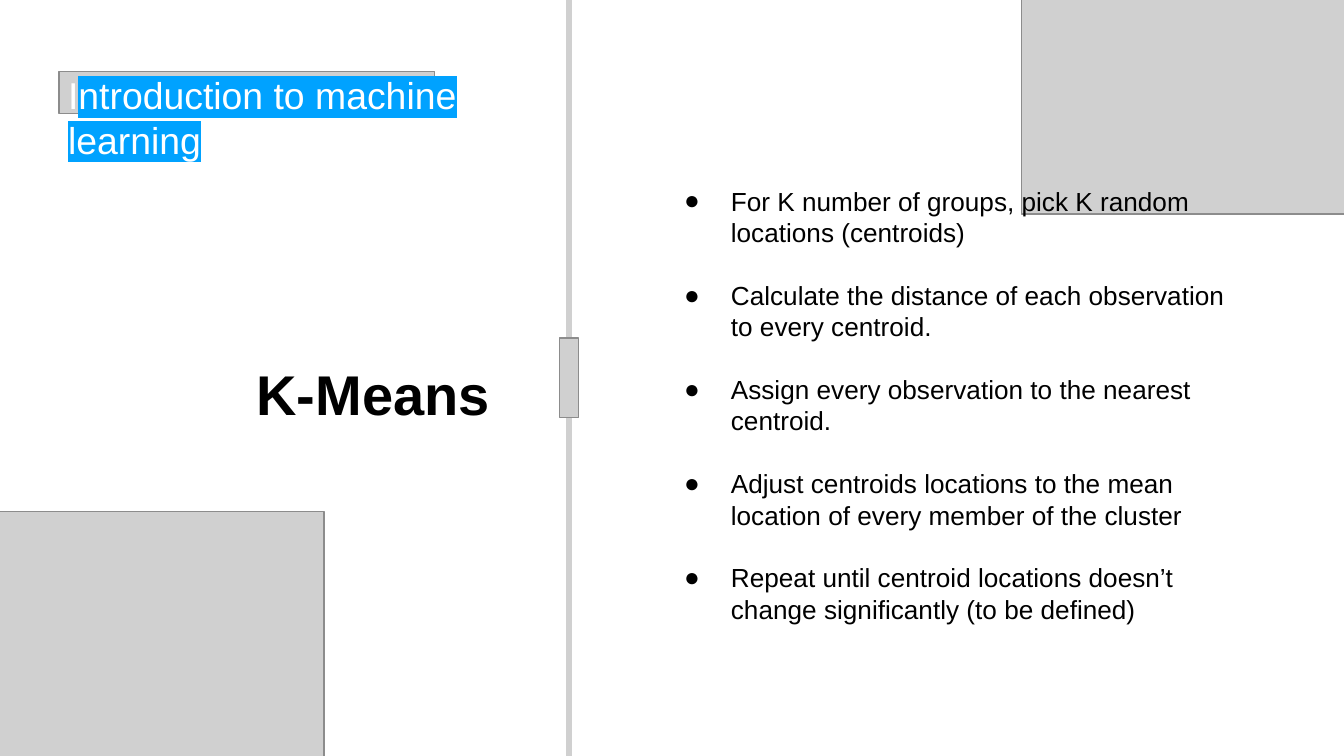
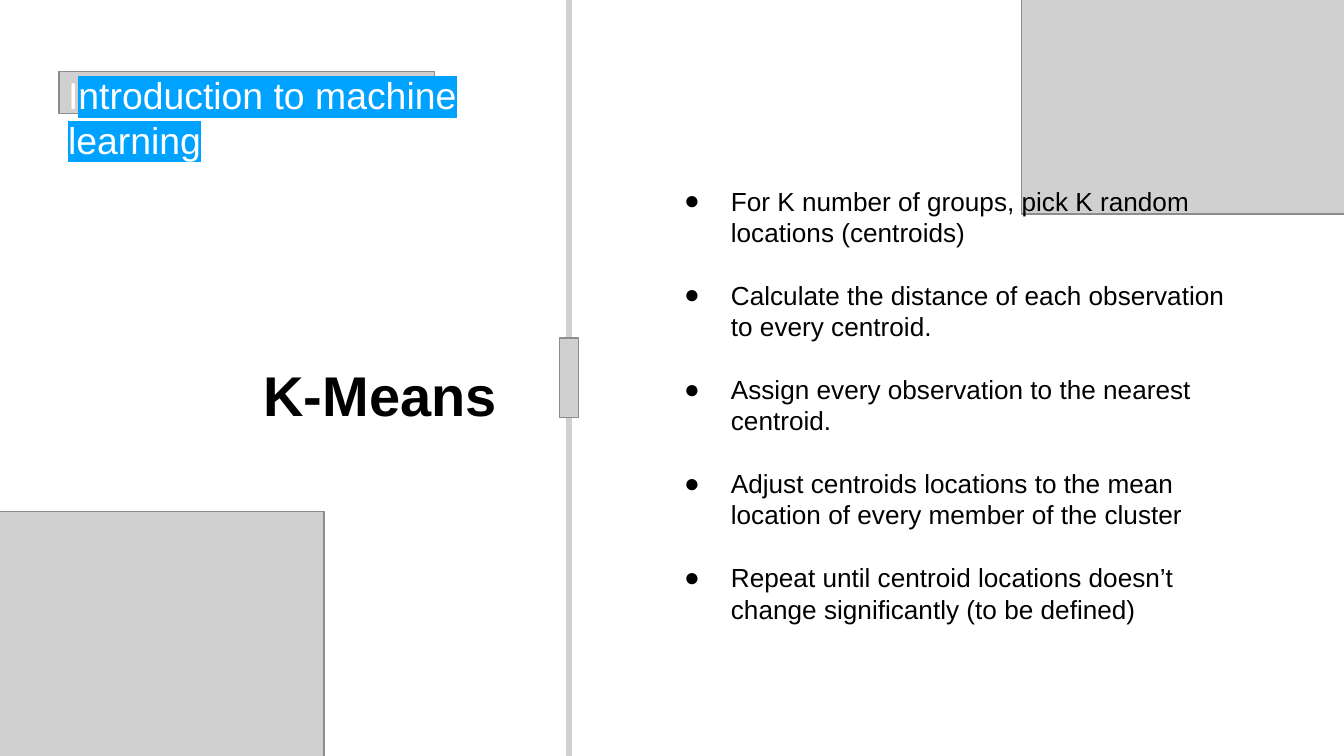
Before and after one commit to raafat-hantoush/IH_RH_DA_FT_AUG_2021, a slide deck: slide 7 of Class Materials/Machine_Learning/Unsupervised_Learning/Presentation_Unsupervised_Learning_KMeans.pptx. Drawn at 1344x756 pixels with LibreOffice and Linux fonts; fonts in the diff are those of the drawing; grey boxes stand for pictures. Boxes give left, top, right and bottom in pixels: in the first picture for what was removed or moved away, otherwise in the second. Text is boxed around its words. In the diff, an @@ line names an element or a change of style, - is before the commit and + after.

```diff
--- a/Class Materials/Machine_Learning/Unsupervised_Learning/Presentation_Unsupervised_Learning_KMeans.pptx
+++ b/Class Materials/Machine_Learning/Unsupervised_Learning/Presentation_Unsupervised_Learning_KMeans.pptx
@@ text "K-Means": place and size @@
-text "K-Means" at (256,376,489,416)
+text "K-Means" at (264,377,497,417)
```
Also in this commit, not shown: 1 other slide changed, 5 other files.
